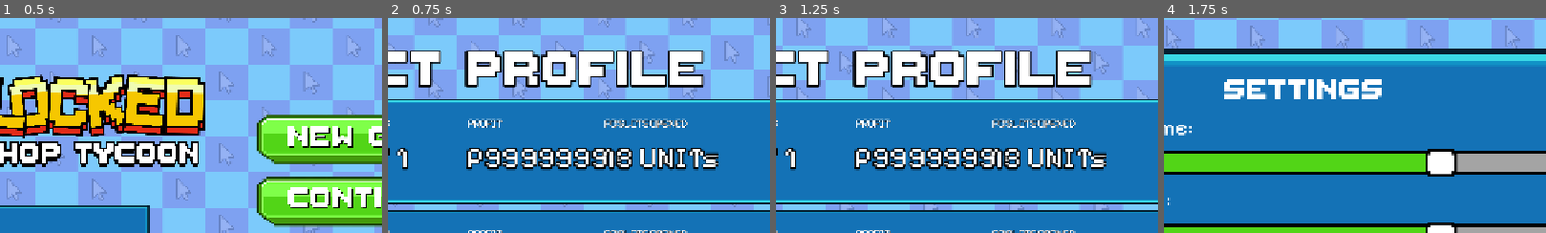
Above: before the commit, frames 1-4 (left to right).
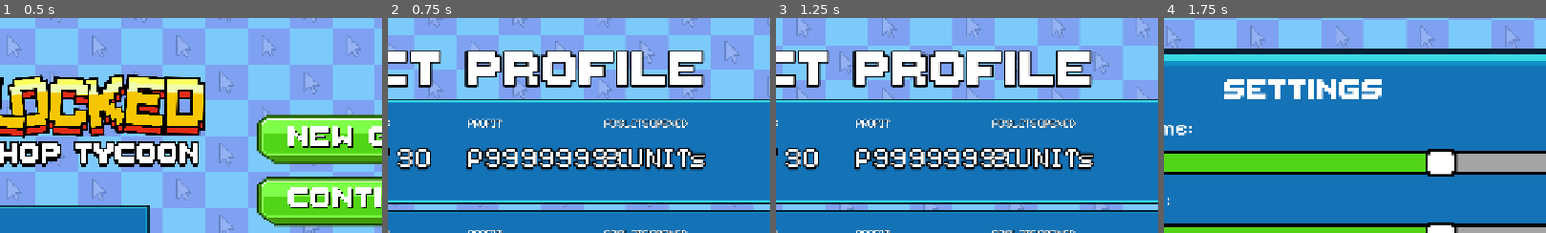
Above: after the commit, the same moments.

Repository: vinnyy-ph/gvd-project-overclocked
Game: Godot game, scene res://ui/main_menu_v2/MainMenuV2.tscn
Same seed, same stepped clock (60 frames per second), same inputs: the game is played once before the commit and once after it. Sound files missing from this copy of the repository are replaced by a short silence.
Inputs (mouse positions are % of the whole screen's width and height, from its top left):
- Up to frame 1 (0.5 s): no input
- Up to frame 2 (0.75 s): click (81, 28) at 0.5 s
- Up to frame 3 (1.25 s): no input
- Up to frame 4 (1.75 s): click (87, 12) at 1.25 s
The pictures show only the part of the screen within x 32-82%, y 0-50%; the shares and areas given below are measured in that part.

Frame 1 is identical in both runs. In frame 2, 2.9% of the frame differs, in the area x 2-87%, y 60-72%; in frame 3, 2.9%; in frame 4, nothing differs.

Commit message:
UI: Move back button; improve dev profile
Move the back Button node from World/Background to CanvasLayer and update the Editable ShopFloor scene and script to reference the new path and layout. Refactor dev profile handling in profile_selection: attempt to load profile data for id 999 via SaveManager.get_profile_data(), use loaded data if present, otherwise initialize a dev-default profile (adjusted defaults such as current_day and unlocked upgrades). _on_dev_mode_pressed now tries SaveManager.load_game() and calls GameManager.load_game() when available; if not, it initializes game state defaults and saves. Also select the saved scene from SaveManager.saved_scene when present, falling back to the regular shop floor scene.

Diff:
--- a/core/shop_floor/shop_floor_scrollable_editable.gd
+++ b/core/shop_floor/shop_floor_scrollable_editable.gd
@@ -6,7 +6,7 @@
 @onready var safe_zone: Polygon2D = $World/Background/SafeZoneShopFloor
 @onready var safe_zone_wall_left: Polygon2D = $World/Background/SafeZoneShopFloor2
 @onready var safe_zone_wall_right: Polygon2D = $World/Background/SafeZoneShopFloor3
-@onready var back_button: Button = $World/Background/Button
+@onready var back_button: Button = $CanvasLayer/Button
 
 # Constants for Camera
 const SCENE_SIZE = Vector2(3064.0, 1408.0)
--- a/core/shop_floor/shop_floor_scrollable_editable.tscn
+++ b/core/shop_floor/shop_floor_scrollable_editable.tscn
@@ -519,15 +519,6 @@
 position = Vector2(-91.42862, 727.1428)
 texture = ExtResource("17_2y1r7")
 
-[node name="Button" type="Button" parent="World/Background" unique_id=1100636000]
-offset_left = -1837.143
-offset_top = -1159.9999
-offset_right = -1412.143
-offset_bottom = -1045.9999
-scale = Vector2(1.59, 1.59)
-icon = ExtResource("18_yweq2")
-flat = true
-
 [node name="MainCamera" type="Camera2D" parent="." unique_id=743193101]
 z_index = 155
 position = Vector2(640, 724)
@@ -553,3 +544,12 @@
 max_columns = 0
 icon_mode = 0
 icon_scale = 0.5
+
+[node name="Button" type="Button" parent="CanvasLayer" unique_id=1100636000]
+offset_left = -5.0
+offset_top = 1.0
+offset_right = 420.0
+offset_bottom = 115.0
+scale = Vector2(0.555, 0.555)
+icon = ExtResource("18_yweq2")
+flat = true
--- a/ui/profile_selection/profile_selection.gd
+++ b/ui/profile_selection/profile_selection.gd
@@ -29,19 +29,23 @@
 	var dev_slot = profile_slot_scene.instantiate()
 	profile_list.add_child(dev_slot)
 
-	dev_slot.set_data({
-		"player_name": "[DEV MODE]",
-		"current_day": 1,
-		"current_money": 9999999,
-		"unlocked_upgrades": {
-			"shop_space": 11,
-			"flat_monitors": 10,
-			"mid_range_cpu": 10,
-			"graphics_upgrade": 10,
-			"premium_power_strip": 10,
-			"cable_management_kit": 10
-		}
-	})
+	var dev_data = SaveManager.get_profile_data(999)
+	if dev_data:
+		dev_slot.set_data(dev_data)
+	else:
+		dev_slot.set_data({
+			"player_name": "[DEV MODE]",
+			"current_day": 30,
+			"current_money": 9999999,
+			"unlocked_upgrades": {
+				"shop_space": 0,
+				"flat_monitors": 0,
+				"mid_range_cpu": 0,
+				"graphics_upgrade": 0,
+				"premium_power_strip": 0,
+				"cable_management_kit": 0
+			}
+		})
 	dev_slot.pressed.connect(_on_dev_mode_pressed)
 
 	var profiles = SaveManager.get_all_profiles()
@@ -60,41 +64,49 @@
 func _on_dev_mode_pressed():
 	GameManager.dev_mode = true
 	SaveManager.active_profile_id = 999
-	SaveManager.player_name = "[DEV MODE]"
-	SaveManager.current_money = 9999999
-	SaveManager.lifetime_money = 9999999
-	SaveManager.max_days_survived = 0
-	SaveManager.current_day = 1
-	SaveManager.saved_scene = ""
-	SaveManager.game_state = {}
-	SaveManager.owned_decorations = []
-	SaveManager.placed_decorations = []
-	SaveManager.unlocked_upgrades = {
-		"flat_monitors": 10,
-		"mid_range_cpu": 10,
-		"graphics_upgrade": 10,
-		"premium_power_strip": 10,
-		"cable_management_kit": 10,
-		"shop_space": 11
-	}
 
-	GameManager.satisfaction = 100
-	GameManager.time_left = 60
-	GameManager.in_tutorial = false
-	GameManager.is_tutorial = false
-	GameManager.tutorial_minigame_index = 0
-	GameManager.tutorial_minigame_done = false
-	GameManager.last_money_change = 0
-	GameManager.last_satisfaction_change = 0
-	GameManager.active_issues = ["", "", "", "", "", "", "", "", "", "", "", "", ""]
-	GameManager.occupied_slots = [false, false, false, false, false, false, false, false, false, false, false, false, false]
-	GameManager.persisted_customers = []
-	GameManager.minigame_deck = []
-	GameManager.last_minigame = ""
-	SaveManager.save_game()
+	if SaveManager.load_game():
+		GameManager.load_game()
+	else:
+				# First time dev mode - initialize with defaults
+		SaveManager.player_name = "[DEV MODE]"
+		SaveManager.current_money = 9999999
+		SaveManager.lifetime_money = 9999999
+		SaveManager.max_days_survived = 0
+		SaveManager.current_day = 30
+		SaveManager.saved_scene = ""
+		SaveManager.game_state = {}
+		SaveManager.owned_decorations = []
+		SaveManager.placed_decorations = []
+		SaveManager.unlocked_upgrades = {
+			"flat_monitors": 0,
+			"mid_range_cpu": 0,
+			"graphics_upgrade": 0,
+			"premium_power_strip": 0,
+			"cable_management_kit": 0,
+			"shop_space": 0
+		}
+
+		GameManager.satisfaction = 100
+		GameManager.time_left = 60
+		GameManager.in_tutorial = false
+		GameManager.is_tutorial = false
+		GameManager.tutorial_minigame_index = 0
+		GameManager.tutorial_minigame_done = false
+		GameManager.last_money_change = 0
+		GameManager.last_satisfaction_change = 0
+		GameManager.active_issues = ["", "", "", "", "", "", "", "", "", "", "", "", ""]
+		GameManager.occupied_slots = [false, false, false, false, false, false, false, false, false, false, false, false, false]
+		GameManager.persisted_customers = []
+		GameManager.minigame_deck = []
+		GameManager.last_minigame = ""
+		SaveManager.save_game()
 
 	PauseMenu.pause_button.visible = true
-	get_tree().change_scene_to_file("res://core/shop_floor/shop_floor_scrollable.tscn")
+	if SaveManager.saved_scene != "":
+		get_tree().change_scene_to_file(SaveManager.saved_scene)
+	else:
+		get_tree().change_scene_to_file("res://core/shop_floor/shop_floor_scrollable.tscn")
 
 func _on_profile_pressed(slot_index: int):
 	GameManager.dev_mode = false
